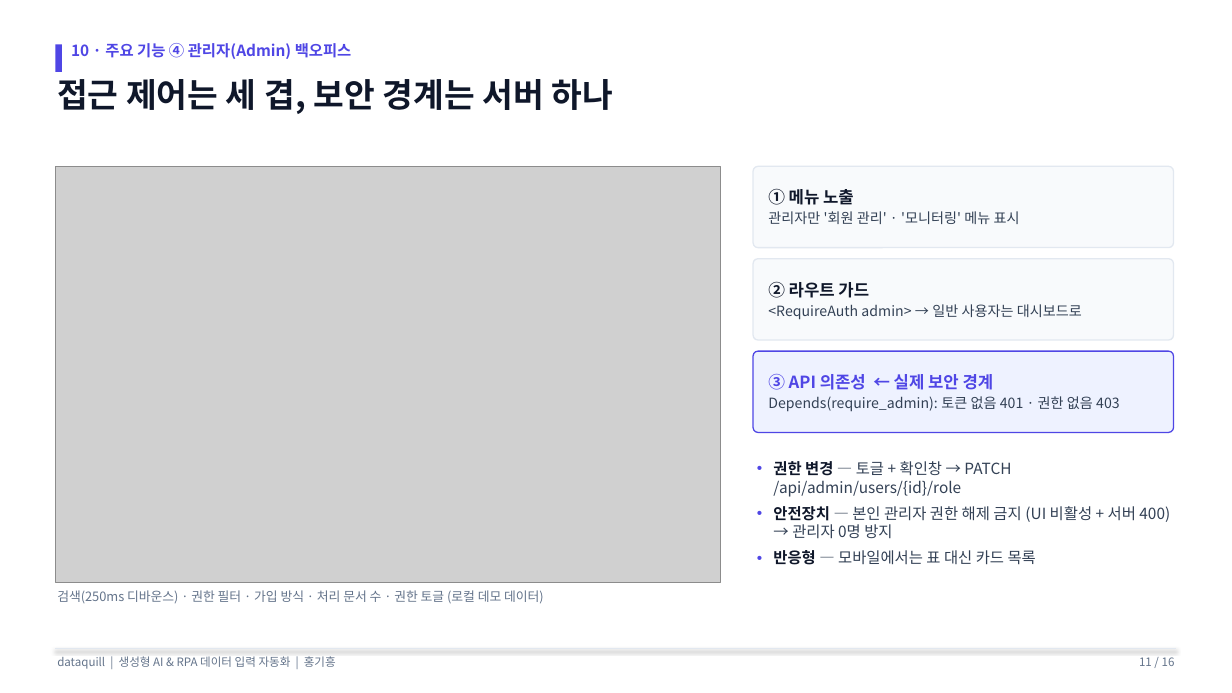
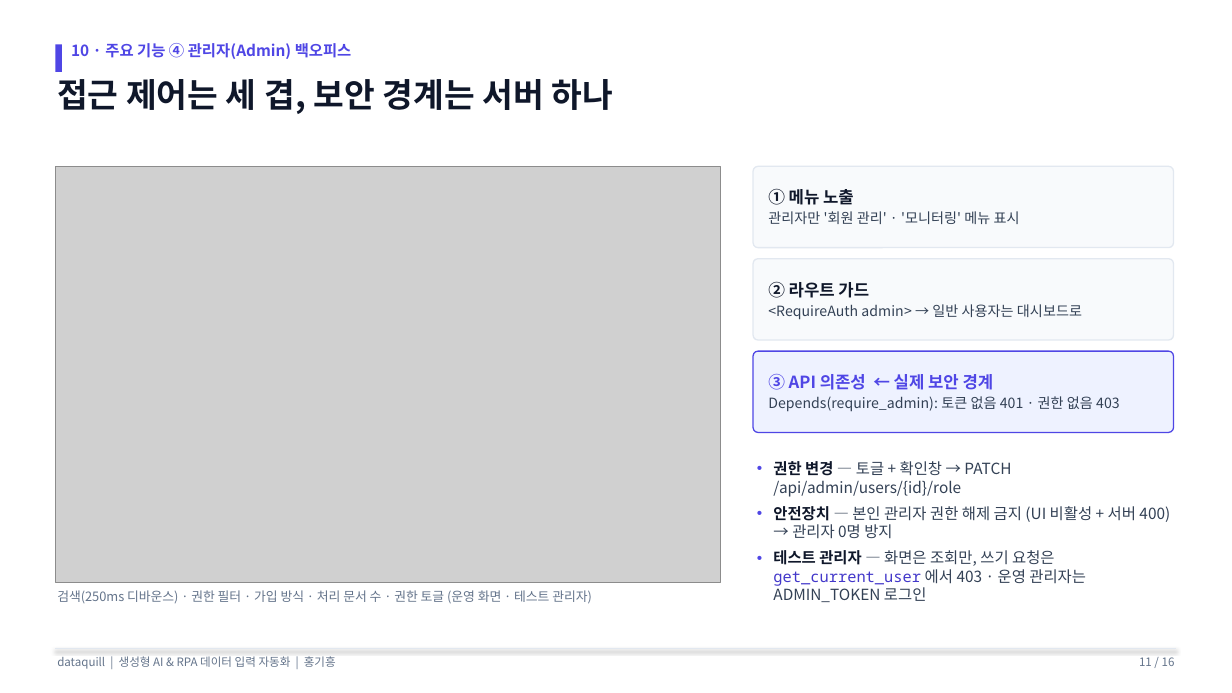
Before and after one commit to fsclass-n/datapick, a slide deck: slide 11 of docs/프로젝트_발표자료.pptx. Drawn at 1232x693 pixels with LibreOffice and Linux fonts; fonts in the diff are those of the drawing; grey boxes stand for pictures. Boxes give left, top, right and bottom in pixels: in the first picture for what was removed or moved away, otherwise in the second. Text is boxed around its words. In the diff, an @@ line names an element or a change of style, - is before the commit and + after.

```diff
--- a/docs/프로젝트_발표자료.pptx
+++ b/docs/프로젝트_발표자료.pptx
@@ text at [773,550,1086,602]: text changed @@
-• 반응형 — 모바일에서는 표 대신 카드 목록
+• 테스트 관리자 — 화면은 조회만, 쓰기 요청은 get_current_user 에서 403 · 운영 관리자는 ADMIN_TOKEN 로그인
@@ text at [57,590,592,604]: text changed @@
-검색(250ms 디바운스) · 권한 필터 · 가입 방식 · 처리 문서 수 · 권한 토글 (로컬 데모 데이터)
+검색(250ms 디바운스) · 권한 필터 · 가입 방식 · 처리 문서 수 · 권한 토글 (운영 화면 · 테스트 관리자)
```
Also in this commit, not shown: 5 other slides changed, 32 other files.
